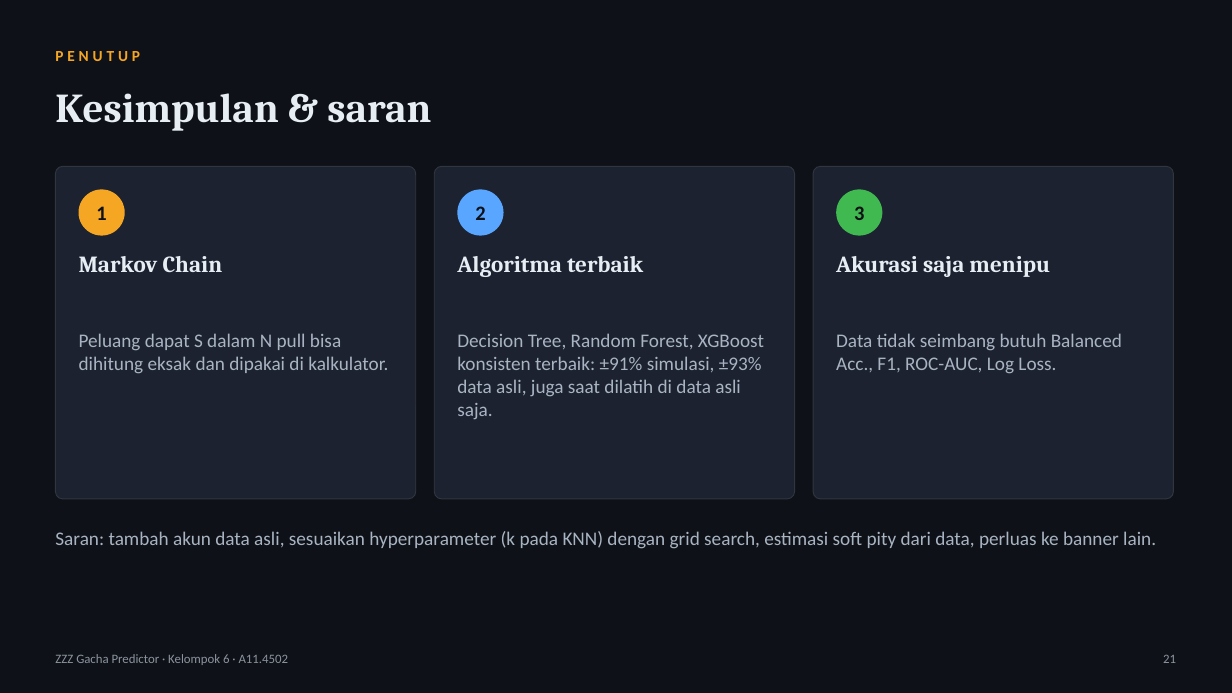
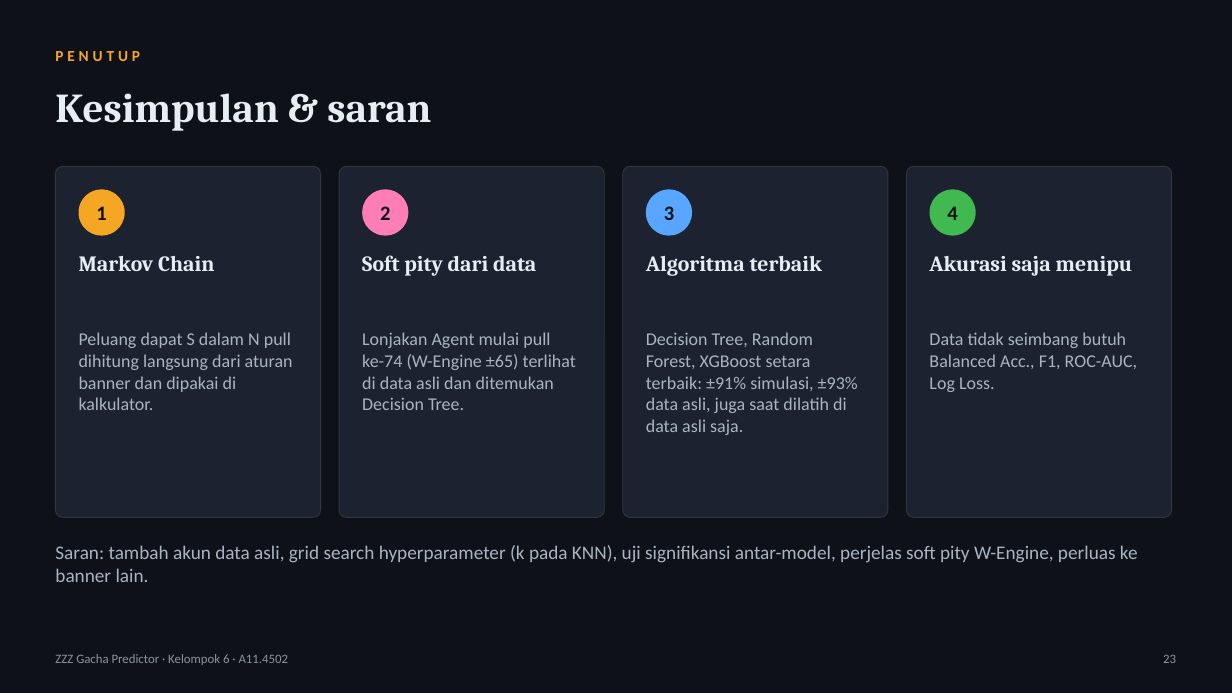
Before and after one commit to tehgeii/project-data-mining, a slide deck: slide 23 of docs/tugas/UAS_Slide_Kelompok6_A11.4502.pptx (slide 21 before the commit). Drawn at 1232x693 pixels with LibreOffice and Linux fonts; fonts in the diff are those of the drawing. Boxes give left, top, right and bottom in pixels: in the first picture for what was removed or moved away, otherwise in the second. Text is boxed around its words. In the diff, an @@ line names an element or a change of style, - is before the commit and + after.

Commit message:
Tambah alasan memakai data mining dan analisis pola soft pity
Menjawab pertanyaan "kenapa perlu machine learning kalau ada rumus":
soft pity tidak diumumkan resmi, jadi polanya harus digali dari data.

- Analisis baru dari data asli: laju S Agent hampir nol sampai pull
  ke-73 lalu melonjak mulai pull ke-74 (sesuai model Markov), W-Engine
  sekitar pull ke-65. Decision Tree yang dilatih hanya dengan data asli
  memisah di pity_ratio 0,735 (pity ±66 Agent) tanpa diberi tahu.
  Grafik dan tabelnya dibuat oleh figs.py.
- Proposal & laporan: subbab 1.2 Alasan Menggunakan Penambangan Data,
  rumusan dan tujuan soal soft pity, subbab 4.6 Pola Soft Pity, 5.2
  Keterbatasan, Brier Score di Tabel 2.2, sumber HoYoverse, alasan
  tanpa SMOTE, penjelasan akurasi data asli lebih tinggi, dan klaim
  "eksak", "batas teori", serta "terbaik" diperjelas (model teratas setara).
- Slide UTS (18) dan UAS (24): slide "Kenapa perlu data mining" dan
  "Soft pity terlihat di data asli", rumusan/tujuan 5 butir, catatan
  pembicara diperbaiki.
- LAPORAN.md, README, halaman Beranda, dan panduan pengumpulan
  (tanya-jawab jebakan, tabel durasi video) ikut diperbarui.

```diff
--- a/docs/tugas/UAS_Slide_Kelompok6_A11.4502.pptx
+++ b/docs/tugas/UAS_Slide_Kelompok6_A11.4502.pptx
@@ rounded rectangle: place and size @@
-rounded rectangle at (55, 166, 416, 499)
+rounded rectangle at (55, 166, 321, 518)
@@ rounded rectangle: place and size @@
-rounded rectangle at (434, 166, 795, 499)
+rounded rectangle at (339, 166, 604, 518)
@@ proportions changed in 3 elements at (55, 166, 321, 518), (339, 166, 604, 518), (623, 166, 888, 518) @@
@@ rounded rectangle: place and size @@
-rounded rectangle at (813, 166, 1174, 499)
+rounded rectangle at (623, 166, 888, 518)
@@ rounded rectangle added at (907, 166, 1172, 518), fill #1C2230, outline #30363D 0.75 pt @@
@@ text "2": place and size @@
-text "2" at (475, 206, 485, 220)
+text "2" at (380, 206, 390, 220)
@@ ellipse: place and size @@
-ellipse at (457, 189, 504, 236)
+ellipse at (362, 189, 409, 236)
@@ ellipse at (362, 189, 409, 236): fill #58A6FF to #FF7EB6 @@
@@ text "3": place and size @@
-text "3" at (854, 206, 864, 220)
+text "3" at (664, 206, 674, 220)
@@ ellipse: place and size @@
-ellipse at (836, 189, 883, 236)
+ellipse at (646, 189, 692, 236)
@@ ellipse at (646, 189, 692, 236): fill #3FB950 to #58A6FF @@
@@ ellipse added at (930, 189, 976, 236), fill #3FB950 @@
@@ text added at (947, 206, 957, 220), 16 pt, text #0E1117, bold @@
+4
@@ text added at (362, 255, 536, 276), 17 pt, text #E6EDF3, bold @@
+Soft pity dari data
@@ size 18 to 17 pt in 3 elements at (79, 256, 215, 271), (929, 256, 1132, 276), (646, 256, 822, 276) @@
@@ text "Algoritma terbaik": place and size @@
-text "Algoritma terbaik" at (457, 256, 643, 277)
+text "Algoritma terbaik" at (646, 256, 822, 276)
@@ text "Akurasi saja menipu": place and size @@
-text "Akurasi saja menipu" at (836, 256, 1050, 277)
+text "Akurasi saja menipu" at (929, 256, 1132, 276)
@@ text "Data tidak seimbang butuh Balanced ...": place and size @@
-text "Data tidak seimbang butuh Balanced ..." at (836, 333, 1122, 374)
+text "Data tidak seimbang butuh Balanced ..." at (929, 332, 1137, 392)
@@ text "Data tidak seimbang butuh Balanced ..." at (929, 332, 1137, 392): size 15 to 14 pt @@
@@ text at (79, 332, 293, 410): text changed; size 15 to 14 pt @@
-Peluang dapat S dalam N pull bisa dihitung eksak dan dipakai di kalkulator.
+Peluang dapat S dalam N pull dihitung langsung dari aturan banner dan dipakai di kalkulator.
@@ text added at (362, 332, 576, 410), 14 pt, text #A9B4C2 @@
+Lonjakan Agent mulai pull ke-74 (W-Engine ±65) terlihat di data asli dan ditemukan Decision Tree.
@@ text at (646, 332, 858, 435): text changed; size 15 to 14 pt @@
-Decision Tree, Random Forest, XGBoost konsisten terbaik: ±91% simulasi, ±93% data asli, juga saat dilatih di data asli saja.
+Decision Tree, Random Forest, XGBoost setara terbaik: ±91% simulasi, ±93% data asli, juga saat dilatih di data asli saja.
@@ text at (55, 545, 1138, 582): text changed @@
-Saran: tambah akun data asli, sesuaikan hyperparameter (k pada KNN) dengan grid search, estimasi soft pity dari data, perluas ke banner lain.
+Saran: tambah akun data asli, grid search hyperparameter (k pada KNN), uji signifikansi antar-model, perjelas soft pity W-Engine, perluas ke banner lain.
@@ text at (1163, 655, 1176, 663): text changed @@
-21
+23
```
Also in this commit, not shown: 17 other slides changed, 2 slides added, 11 other files.
